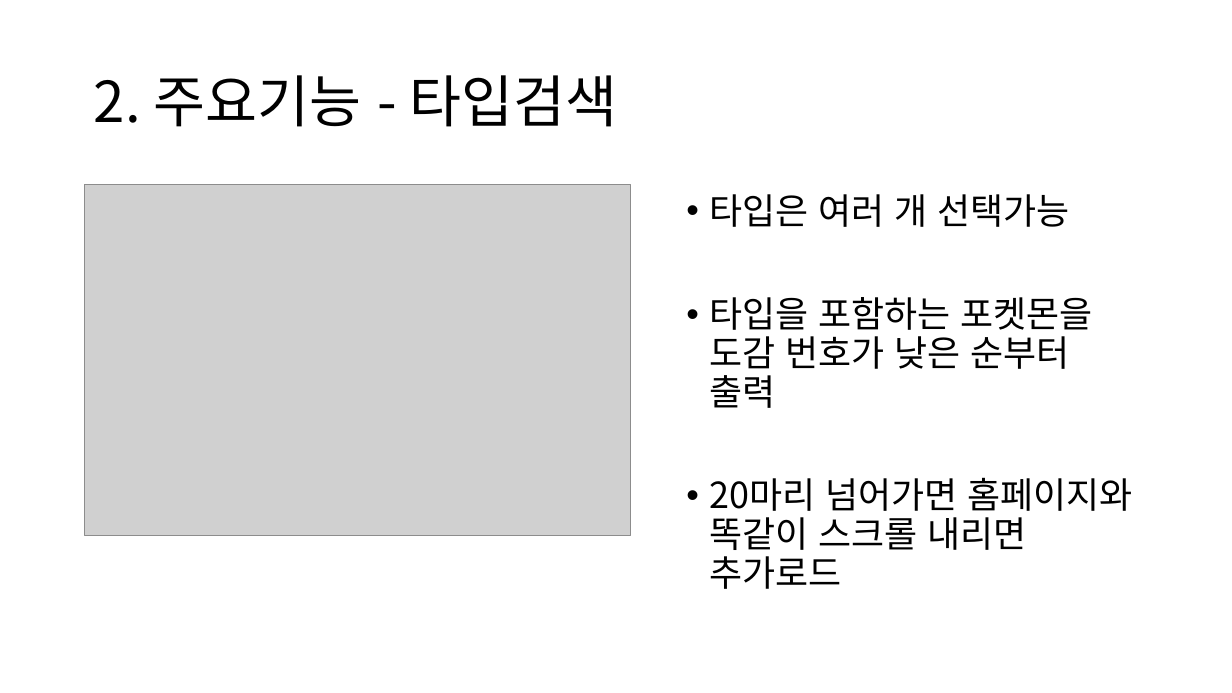
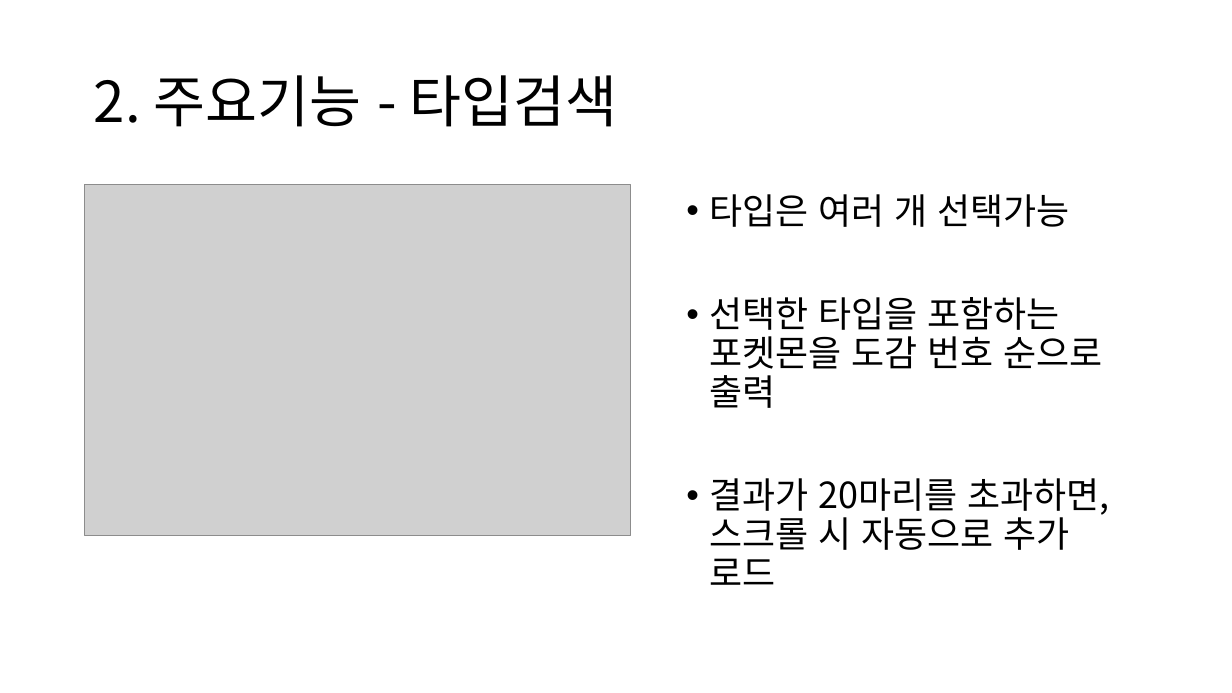
Before and after one commit to lhj4369/Pokemon-Wiki, a slide deck: slide 11 of 발표자료.pptx. Drawn at 1232x693 pixels with LibreOffice and Linux fonts; fonts in the diff are those of the drawing; grey boxes stand for pictures. Boxes give left, top, right and bottom in pixels: in the first picture for what was removed or moved away, otherwise in the second. Text is boxed around its words. In the diff, an @@ line names an element or a change of style, - is before the commit and + after.

```diff
--- a/발표자료.pptx
+++ b/발표자료.pptx
@@ text at (709,297,1109,585): text changed @@
-• 타입을 포함하는 포켓몬을 도감 번호가 낮은 순부터 출력
-• 20마리 넘어가면 홈페이지와 똑같이 스크롤 내리면 추가로드
+• 선택한 타입을 포함하는 포켓몬을 도감 번호 순으로 출력
+• 결과가 20마리를 초과하면, 스크롤 시 자동으로 추가 로드
```
Also in this commit, not shown: 11 other slides changed.
